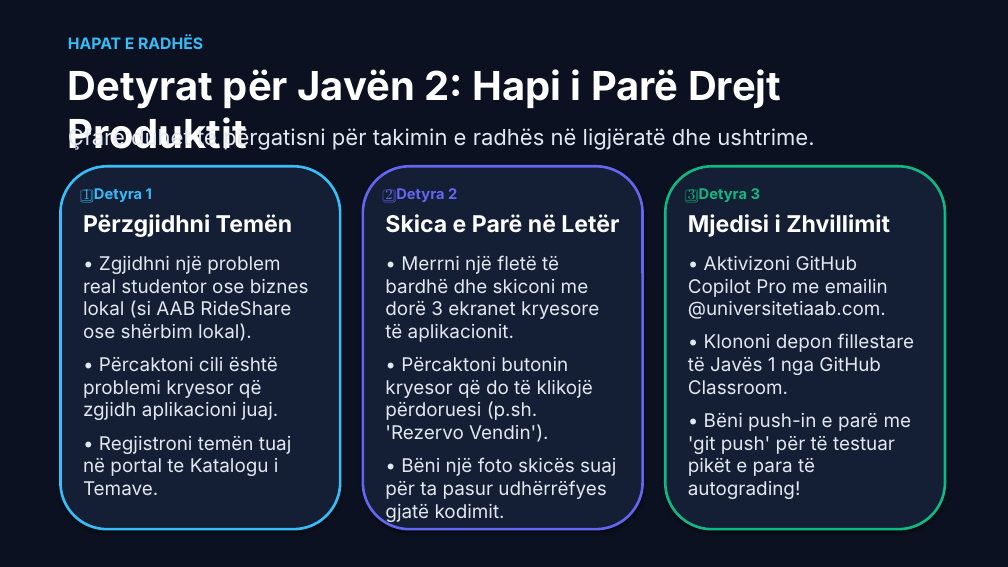
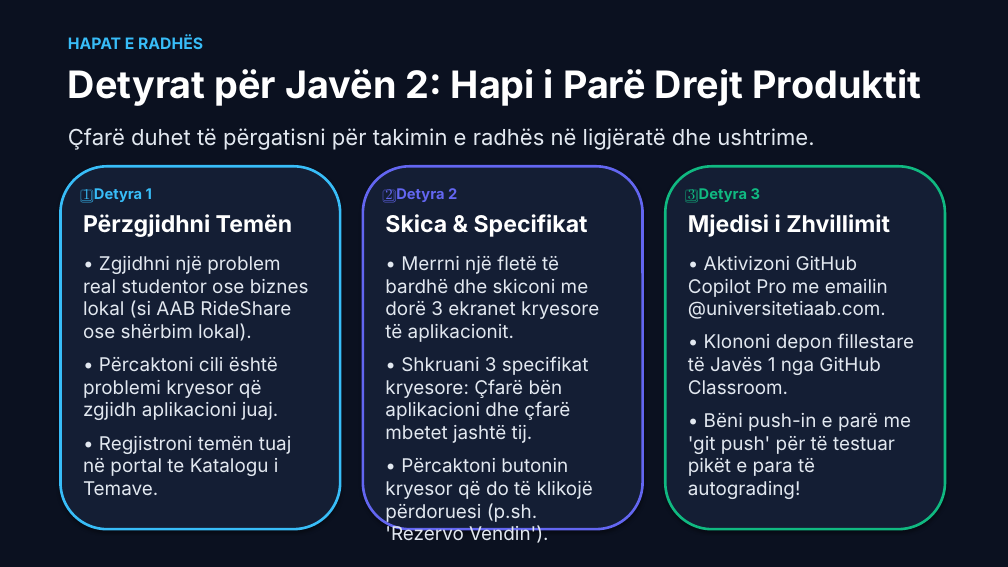
Before and after one commit to arbenl/arbenl.github.io, a slide deck: slide 20 of Jave1_Hyrje_Nextjs_PWA_Copilot_2026.pptx (slide 19 before the commit). Drawn at 1008x567 pixels with LibreOffice and Linux fonts; fonts in the diff are those of the drawing. Boxes give left, top, right and bottom in pixels: in the first picture for what was removed or moved away, otherwise in the second. Text is boxed around its words. In the diff, an @@ line names an element or a change of style, - is before the commit and + after.

```diff
--- a/Jave1_Hyrje_Nextjs_PWA_Copilot_2026.pptx
+++ b/Jave1_Hyrje_Nextjs_PWA_Copilot_2026.pptx
@@ text "Detyrat për Javën 2: Hapi ..." at (68, 69, 921, 106): size 38 to 36 pt @@
@@ text at (385, 214, 588, 237): text changed @@
-Skica e Parë në Letër
+Skica & Specifikat
@@ text at (385, 356, 589, 443): paragraph added @@
+• Shkruani 3 specifikat kryesore: Çfarë bën aplikacioni dhe çfarë mbetet jashtë tij.
@@ text at (385, 457, 616, 523): paragraph removed @@
-• Bëni një foto skicës suaj për ta pasur udhërrëfyes gjatë kodimit.
```
Also in this commit, not shown: 17 other slides changed, 2 slides added, 1 slide removed, 1 other file.
